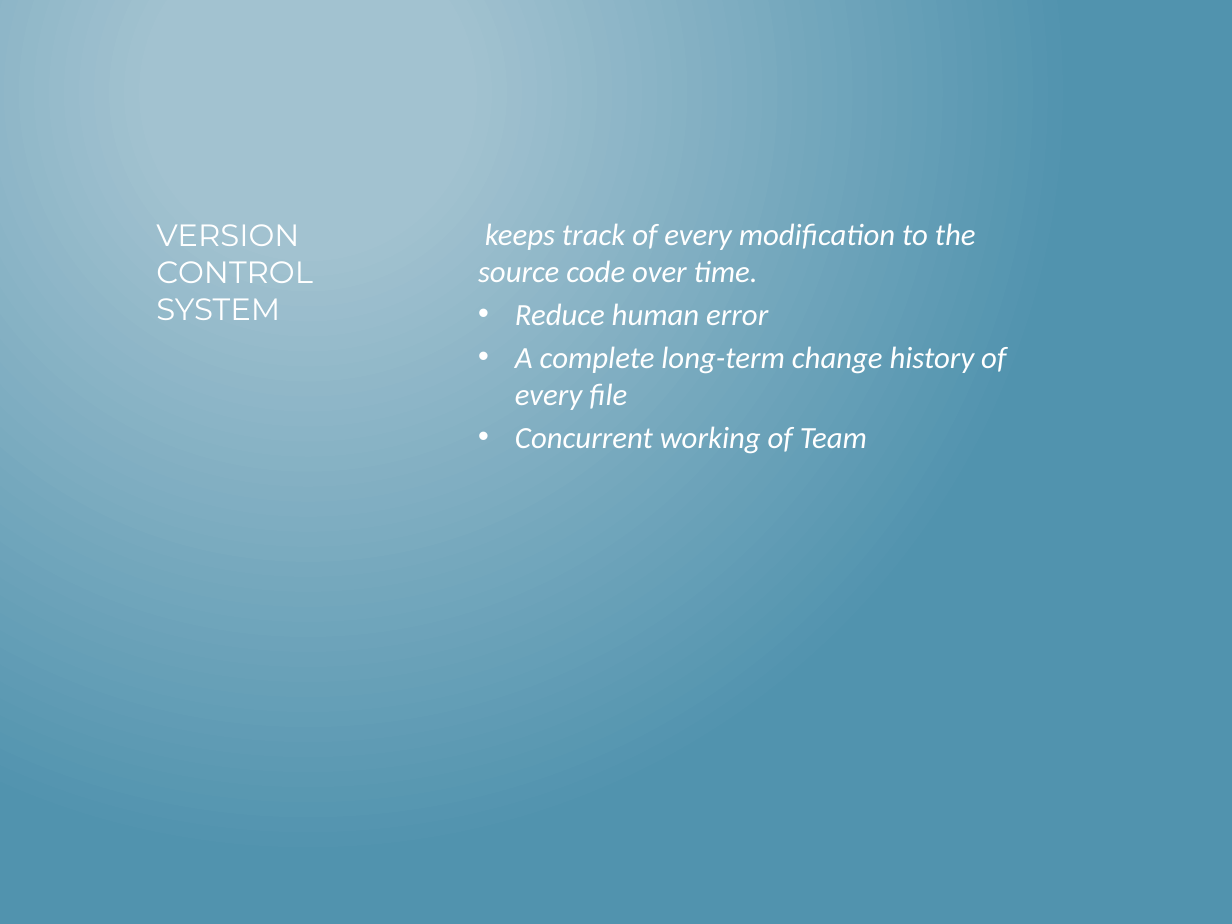
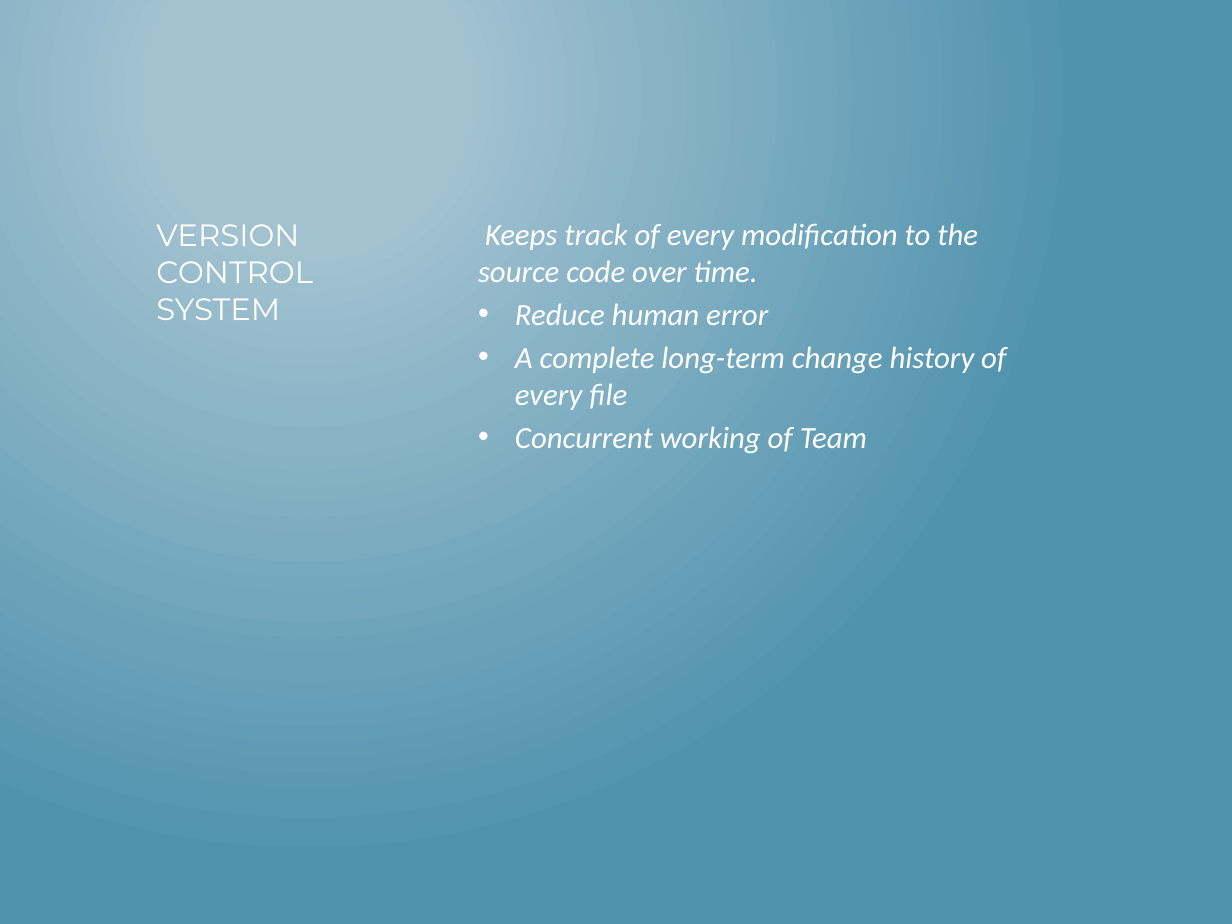
Before and after one commit to ElakiyaS/ppt, a slide deck: slide 2 of GiT.pptx. Drawn at 1232x924 pixels with LibreOffice and Linux fonts; fonts in the diff are those of the drawing. Boxes give left, top, right and bottom in pixels: in the first picture for what was removed or moved away, otherwise in the second. Text is boxed around its words. In the diff, an @@ line names an element or a change of style, - is before the commit and + after.

```diff
--- a/GiT.pptx
+++ b/GiT.pptx
@@ text at <box>478,223,978,282</box>: text changed @@
-keeps track of every modification to the source code over time.
+Keeps track of every modification to the source code over time.
```
Also in this commit, not shown: 1 slide added, 1 slide removed.
